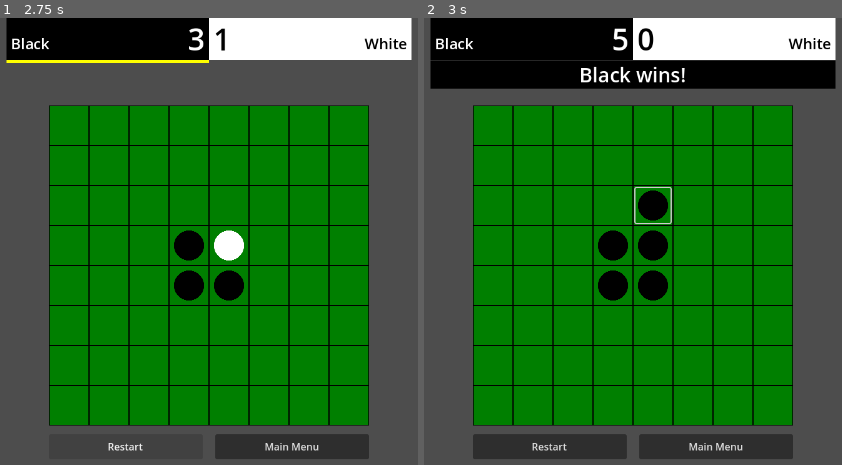
Above: before the commit, frames 1-2 (left to right).
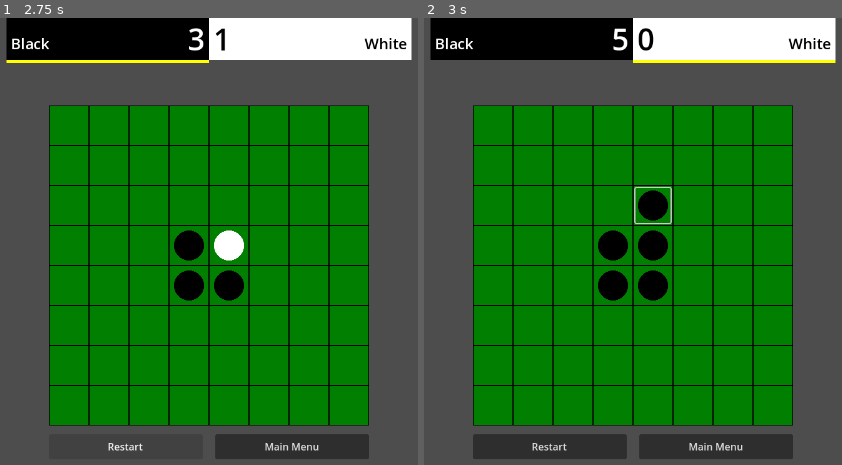
Above: after the commit, the same moments.

Repository: phrasmotica/othello
Game: Godot game, scene res://scenes/game_test.tscn
The game is run twice, just before and just after one commit, with the same random seed, the same clock (stepped at 60 frames per second) and the same inputs. This scene is started directly instead of the project's main scene.
Inputs (mouse positions are in pixels of both pictures, inside the frame that each line leads up to):
- Up to frame 1 (2.75 s): click "Restart" at 0.5 s; click "Restart" at 1.25 s; click "Restart" at 2 s
- Up to frame 2 (3 s): click (653, 205) at 2.77 s

Frame 1 is identical in both runs. In frame 2, 6.2% of the frame differs, in the area x 1-99%, y 9-16%.
Error after the commit: Invalid access to property or key 'freed' on a base object of type 'Nil'. (res://scripts/turn_tracker.gd:70)

Commit message:
Only end the game once the board has freed up

Diff:
--- a/scripts/turn_tracker.gd
+++ b/scripts/turn_tracker.gd
@@ -67,11 +67,7 @@
 
 	if colours_that_can_play.size() <= 0:
 		print("Both colours cannot play!")
-
-		# ensure the game is only ended after all of the next_colour_changed
-		# connections have finished, since this method is directly called from
-		# one of them...
-		SignalHelper.once_next_frame(_end_game)
+		SignalHelper.once(_board_3d.freed, _end_game)
 		return
 
 	print("Colours that can play: ", colours_that_can_play)
